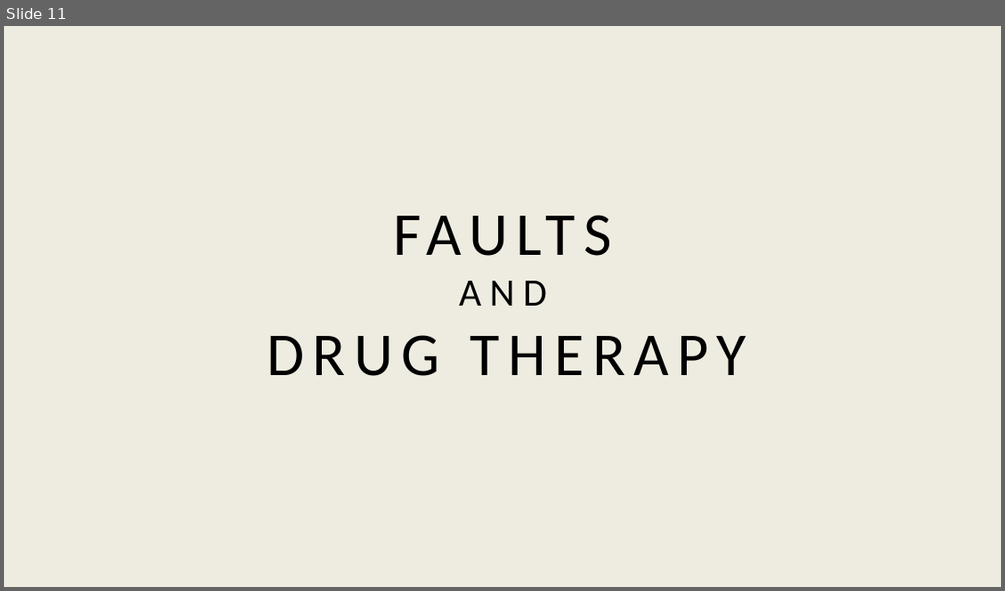
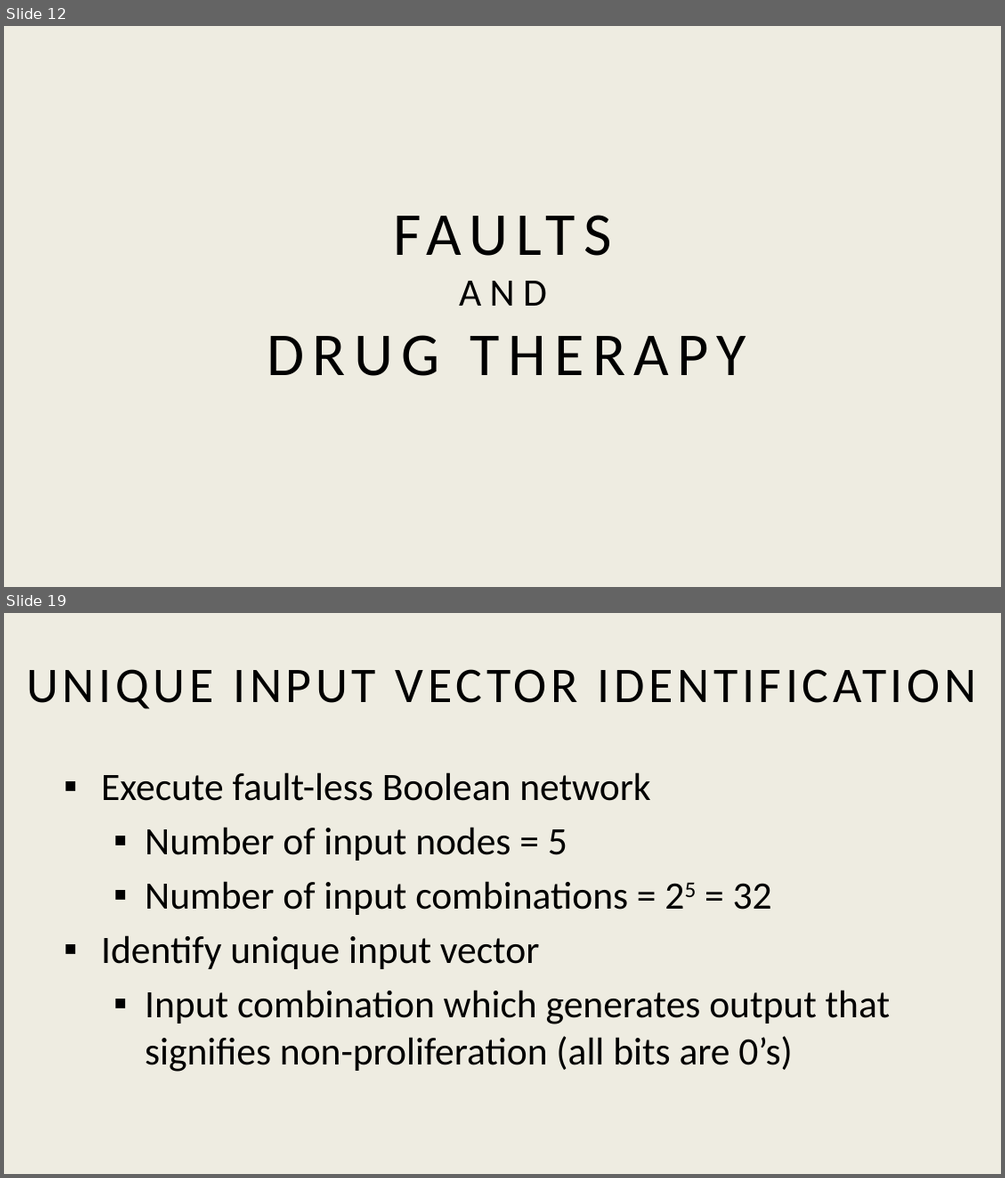
Before and after one commit to AcOdErKa/c--a--n--c--e--r12_16_17, a slide deck: finalDocs/ppt.pptx. Shown one above the other, each under a label of ours: slide 11 before the commit, slides 12 and 19 after it; the slides between them are not shown. The pictures are 1005x591 and 1005x1178 pixels, drawn with LibreOffice and Linux fonts; fonts in the diff are those of the drawing. Boxes give left, top, right and bottom in pixels: in the first picture for what was removed or moved away, otherwise in the second. Text is boxed around its words. In the diff, an @@ line names an element or a change of style, - is before the commit and + after.

```diff
--- a/finalDocs/ppt.pptx
+++ b/finalDocs/ppt.pptx
@@ slide 19 added at <box>4,613,1001,1174</box>, background #EEECE1 @@
@@ title added at <box>26,669,977,709</box>, 36 pt, text #000000 @@
+UNIQUE INPUT VECTOR IDENTIFICATION
@@ text added at <box>101,772,890,1071</box>, 28 pt, text #000000 @@
+▪ Execute fault-less Boolean network
+  ▪ Number of input nodes = 5
+  ▪ Number of input combinations = 25 = 32
+▪ Identify unique input vector
+  ▪ Input combination which generates output that signifies non-proliferation (all bits are 0’s)
@@ what was slide 11 is now slide 12 @@
```
Also in this commit, not shown: 8 slides changed, 26 other slides added.
